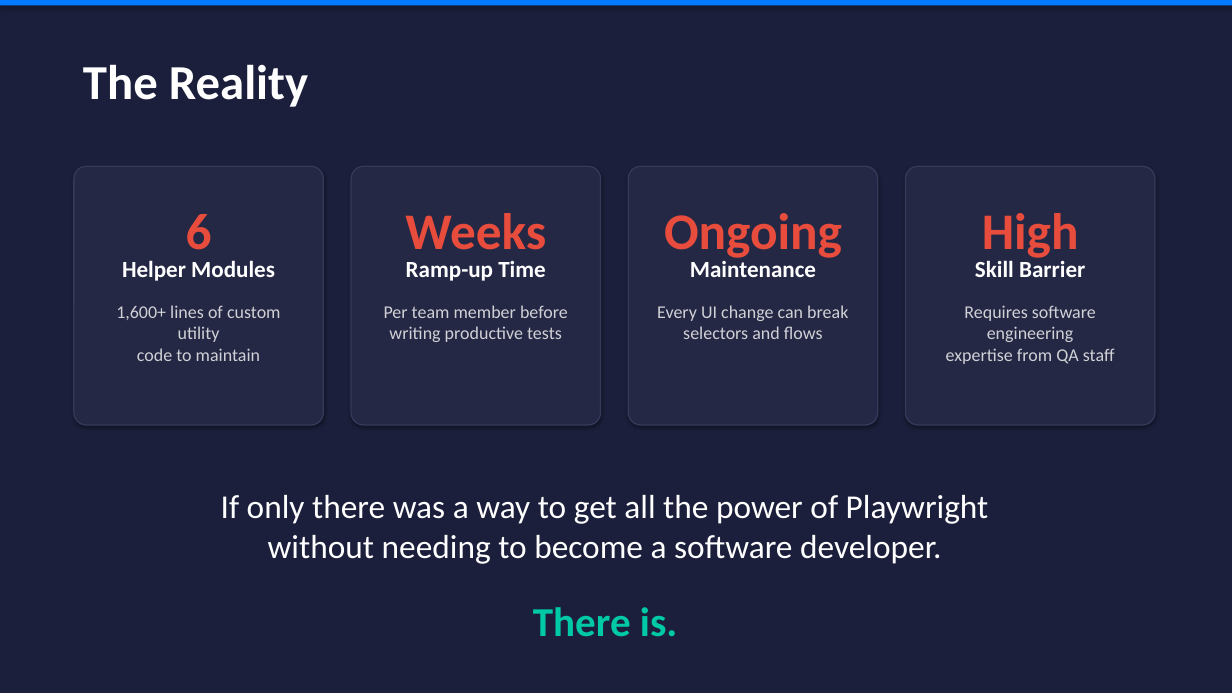
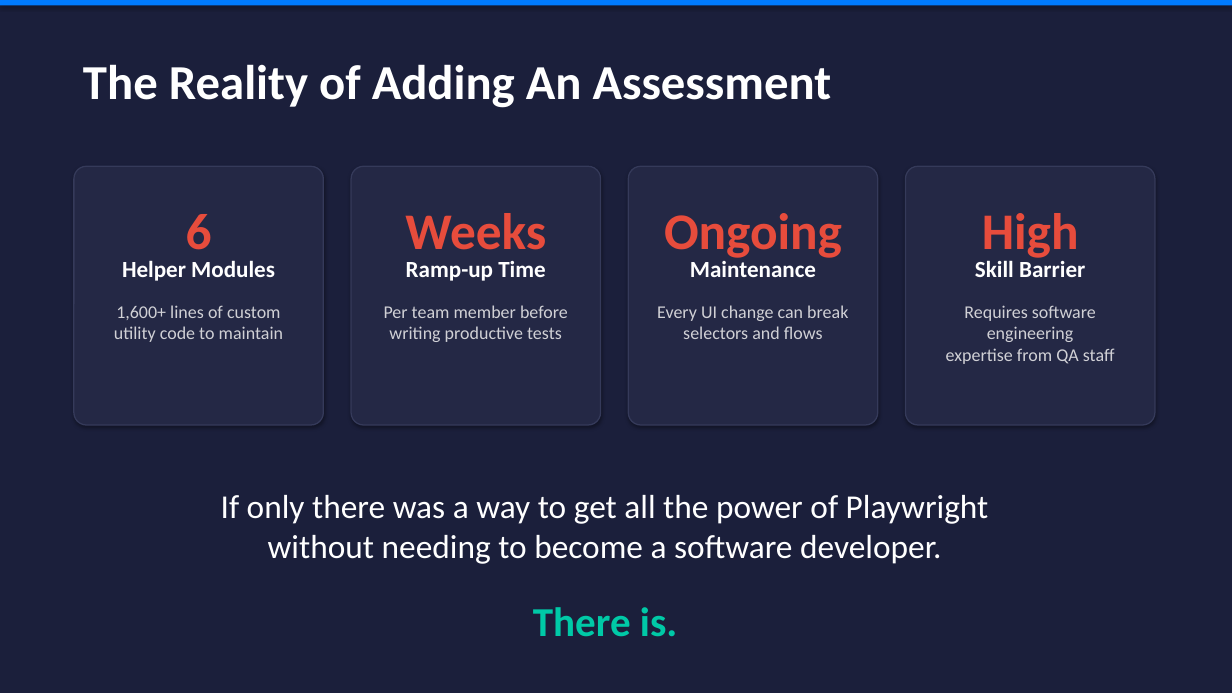
Before and after one commit to PaulBrost/scout, a slide deck: slide 7 of docs/POC.pptx. Drawn at 1232x693 pixels with LibreOffice and Linux fonts; fonts in the diff are those of the drawing. Boxes give left, top, right and bottom in pixels: in the first picture for what was removed or moved away, otherwise in the second. Text is boxed around its words. In the diff, an @@ line names an element or a change of style, - is before the commit and + after.

```diff
--- a/docs/POC.pptx
+++ b/docs/POC.pptx
@@ text at (x1=83, y1=64, x2=832, y2=108): text changed @@
-The Reality
+The Reality of Adding An Assessment
@@ text "1,600+ lines of custom utility ..." rewrapped from (x1=116, y1=305, x2=281, y2=361) to (x1=114, y1=305, x2=283, y2=342) @@
```
Also in this commit, not shown: 3 other slides changed, 12 other files.
